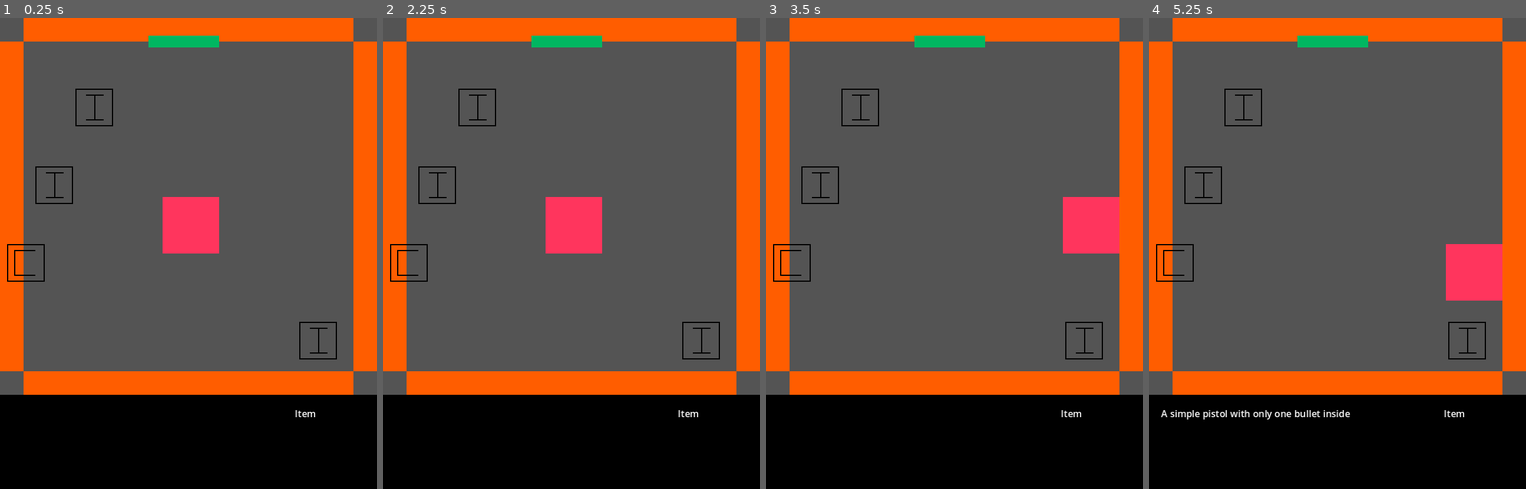
Above: before the commit, frames 1-4 (left to right).
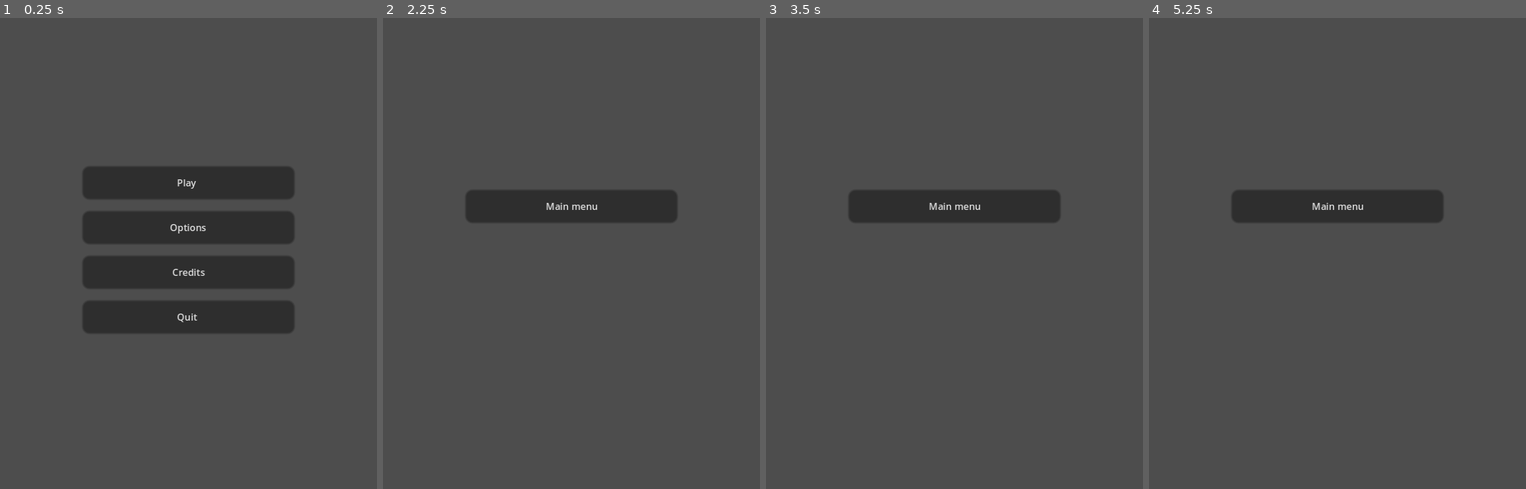
Above: after the commit, the same moments.

Repository: Kehos/ldjam54-limitedspace
Game: Godot game, scene res://scenes/UI/MainMenu.tscn
Same seed, same stepped clock (60 frames per second), same inputs: the game is played once before the commit and once after it. Before the commit the project starts from res://scenes/Game/Game.tscn.
Inputs (mouse positions are in pixels of both pictures, inside the frame that each line leads up to):
- Up to frame 1 (0.25 s): no input
- Up to frame 2 (2.25 s): click (571, 225) at 0.5 s, where only the run after the commit has a clickable "Options"; click (571, 206) at 1.25 s, where only the run after the commit has a clickable "Main menu"; click (571, 272) at 2 s, where only the run after the commit has a clickable "Credits"
- Up to frame 3 (3.5 s): tap Enter at 2.75 s; hold Right (ui_right) from 2.78 s (still down); tap Q (observe) at 2.85 s
- Up to frame 4 (5.25 s): tap Space at 3.5, 5 s; release Right (ui_right) at 3.53 s; hold Down (ui_down) 3.53-4.28 s; tap E (interact) at 3.6 s; tap Q (observe) at 3.8, 4.35, 5.1 s; tap Enter at 4.25 s; hold Right (ui_right) 4.28-5.03 s; hold Up (ui_up) from 5.03 s (still down)

The runs differ from the first frame. In frame 1, 54% of the frame differs, in the area x 0-100%, y 0-100%; in frame 2, 43%; in frame 3, 44%; in frame 4, 44%.

Commit message:
Added levelmanager and basic menus

Diff:
--- a/project.godot
+++ b/project.godot
@@ -11,13 +11,15 @@
 [application]
 
 config/name="Ldjam54_LimitedSpace"
-run/main_scene="res://scenes/Game/Game.tscn"
+run/main_scene="res://scenes/UI/MainMenu.tscn"
 config/features=PackedStringArray("4.1", "Mobile")
 config/icon="res://icon.svg"
 
 [autoload]
 
 Constants="*res://scripts/Constants.gd"
+SceneTransitionManager="*res://scenes/LevelManager/SceneTransitionManager.tscn"
+LevelManager="*res://scenes/LevelManager/LevelManager.tscn"
 GameBuilder="*res://scripts/LevelManager/GameBuilder.gd"
 
 [display]
--- a/scenes/Game/Game.tscn
+++ b/scenes/Game/Game.tscn
@@ -112,7 +112,8 @@
 custom_minimum_size = Vector2(0, 15)
 layout_mode = 2
 theme_override_font_sizes/normal_font_size = 4
-text = "Item"
+bbcode_enabled = true
+text = "[center]Item[/center]"
 
 [node name="ItemInHandLabel" type="RichTextLabel" parent="Inventory/MarginContainer/VBoxContainer"]
 custom_minimum_size = Vector2(0, 15)
--- /dev/null
+++ b/scenes/LevelManager/LevelManager.tscn
@@ -0,0 +1,6 @@
+[gd_scene load_steps=2 format=3 uid="uid://dm6um5k1fckgm"]
+
+[ext_resource type="Script" path="res://scripts/LevelManager/LevelManager.gd" id="1_75wfa"]
+
+[node name="LevelManager" type="Node"]
+script = ExtResource("1_75wfa")
--- /dev/null
+++ b/scenes/LevelManager/SceneTransitionManager.tscn
@@ -0,0 +1,6 @@
+[gd_scene load_steps=2 format=3 uid="uid://ck3wiu8dnaeh5"]
+
+[ext_resource type="Script" path="res://scripts/LevelManager/SceneTransitionManager.gd" id="1_so50j"]
+
+[node name="SceneTransitionManager" type="Node"]
+script = ExtResource("1_so50j")
--- /dev/null
+++ b/scenes/UI/CreditsMenu.tscn
@@ -0,0 +1,37 @@
+[gd_scene load_steps=3 format=3 uid="uid://bar6a7l0wlx7c"]
+
+[ext_resource type="Script" path="res://scripts/UI/CreditsMenu.gd" id="1_ivieh"]
+[ext_resource type="PackedScene" uid="uid://qionmpjigwp8" path="res://scenes/UI/UIButton.tscn" id="2_rsqgw"]
+
+[node name="CreditsMenu" type="CanvasLayer"]
+script = ExtResource("1_ivieh")
+
+[node name="MarginContainer" type="MarginContainer" parent="."]
+custom_minimum_size = Vector2(0, 65)
+anchors_preset = 8
+anchor_left = 0.5
+anchor_top = 0.5
+anchor_right = 0.5
+anchor_bottom = 0.5
+offset_left = -50.0
+offset_top = -32.5
+offset_right = 50.0
+offset_bottom = 32.5
+grow_horizontal = 2
+grow_vertical = 2
+size_flags_horizontal = 4
+size_flags_vertical = 4
+theme_override_constants/margin_left = 5
+theme_override_constants/margin_top = 5
+theme_override_constants/margin_right = 5
+theme_override_constants/margin_bottom = 5
+
+[node name="VBoxContainer" type="VBoxContainer" parent="MarginContainer"]
+layout_mode = 2
+theme_override_constants/separation = 5
+
+[node name="BackButtoon" parent="MarginContainer/VBoxContainer" instance=ExtResource("2_rsqgw")]
+layout_mode = 2
+text = "Main menu"
+
+[connection signal="pressed" from="MarginContainer/VBoxContainer/BackButtoon" to="." method="_on_back_buttoon_pressed"]
--- /dev/null
+++ b/scenes/UI/GameCompleteMenu.tscn
@@ -0,0 +1,33 @@
+[gd_scene load_steps=2 format=3 uid="uid://da5pnk5cvlq3v"]
+
+[ext_resource type="PackedScene" uid="uid://qionmpjigwp8" path="res://scenes/UI/UIButton.tscn" id="1_ruxsq"]
+
+[node name="GameCompleteMenu" type="CanvasLayer"]
+
+[node name="MarginContainer" type="MarginContainer" parent="."]
+custom_minimum_size = Vector2(0, 65)
+anchors_preset = 8
+anchor_left = 0.5
+anchor_top = 0.5
+anchor_right = 0.5
+anchor_bottom = 0.5
+offset_left = -50.0
+offset_top = -32.5
+offset_right = 50.0
+offset_bottom = 32.5
+grow_horizontal = 2
+grow_vertical = 2
+size_flags_horizontal = 4
+size_flags_vertical = 4
+theme_override_constants/margin_left = 5
+theme_override_constants/margin_top = 5
+theme_override_constants/margin_right = 5
+theme_override_constants/margin_bottom = 5
+
+[node name="VBoxContainer" type="VBoxContainer" parent="MarginContainer"]
+layout_mode = 2
+theme_override_constants/separation = 5
+
+[node name="BackButtoon" parent="MarginContainer/VBoxContainer" instance=ExtResource("1_ruxsq")]
+layout_mode = 2
+text = "Main menu"
--- /dev/null
+++ b/scenes/UI/MainMenu.tscn
@@ -0,0 +1,52 @@
+[gd_scene load_steps=3 format=3 uid="uid://bcb117jonvgbp"]
+
+[ext_resource type="PackedScene" uid="uid://qionmpjigwp8" path="res://scenes/UI/UIButton.tscn" id="1_1aon3"]
+[ext_resource type="Script" path="res://scripts/UI/MainMenu.gd" id="1_7fd48"]
+
+[node name="MainMenu" type="CanvasLayer"]
+script = ExtResource("1_7fd48")
+
+[node name="MarginContainer" type="MarginContainer" parent="."]
+custom_minimum_size = Vector2(0, 65)
+anchors_preset = 8
+anchor_left = 0.5
+anchor_top = 0.5
+anchor_right = 0.5
+anchor_bottom = 0.5
+offset_left = -50.0
+offset_top = -42.5
+offset_right = 50.0
+offset_bottom = 42.5
+grow_horizontal = 2
+grow_vertical = 2
+size_flags_horizontal = 4
+size_flags_vertical = 4
+theme_override_constants/margin_left = 5
+theme_override_constants/margin_top = 5
+theme_override_constants/margin_right = 5
+theme_override_constants/margin_bottom = 5
+
+[node name="VBoxContainer" type="VBoxContainer" parent="MarginContainer"]
+layout_mode = 2
+theme_override_constants/separation = 5
+
+[node name="PlayButton" parent="MarginContainer/VBoxContainer" instance=ExtResource("1_1aon3")]
+layout_mode = 2
+text = "Play"
+
+[node name="OptionsButton" parent="MarginContainer/VBoxContainer" instance=ExtResource("1_1aon3")]
+layout_mode = 2
+text = "Options"
+
+[node name="CreditsButton" parent="MarginContainer/VBoxContainer" instance=ExtResource("1_1aon3")]
+layout_mode = 2
+text = "Credits"
+
+[node name="ExitButton" parent="MarginContainer/VBoxContainer" instance=ExtResource("1_1aon3")]
+layout_mode = 2
+text = "Quit"
+
+[connection signal="pressed" from="MarginContainer/VBoxContainer/PlayButton" to="." method="_on_play_button_pressed"]
+[connection signal="pressed" from="MarginContainer/VBoxContainer/OptionsButton" to="." method="_on_options_button_pressed"]
+[connection signal="pressed" from="MarginContainer/VBoxContainer/CreditsButton" to="." method="_on_credits_button_pressed"]
+[connection signal="pressed" from="MarginContainer/VBoxContainer/ExitButton" to="." method="_on_exit_button_pressed"]
--- /dev/null
+++ b/scenes/UI/OptionsMenu.tscn
@@ -0,0 +1,37 @@
+[gd_scene load_steps=3 format=3 uid="uid://b884sa0ovfalp"]
+
+[ext_resource type="PackedScene" uid="uid://qionmpjigwp8" path="res://scenes/UI/UIButton.tscn" id="1_6eq0w"]
+[ext_resource type="Script" path="res://scripts/UI/OptionsMenu.gd" id="1_wsinr"]
+
+[node name="OptionsMenu" type="CanvasLayer"]
+script = ExtResource("1_wsinr")
+
+[node name="MarginContainer" type="MarginContainer" parent="."]
+custom_minimum_size = Vector2(0, 65)
+anchors_preset = 8
+anchor_left = 0.5
+anchor_top = 0.5
+anchor_right = 0.5
+anchor_bottom = 0.5
+offset_left = -50.0
+offset_top = -32.5
+offset_right = 50.0
+offset_bottom = 32.5
+grow_horizontal = 2
+grow_vertical = 2
+size_flags_horizontal = 4
+size_flags_vertical = 4
+theme_override_constants/margin_left = 5
+theme_override_constants/margin_top = 5
+theme_override_constants/margin_right = 5
+theme_override_constants/margin_bottom = 5
+
+[node name="VBoxContainer" type="VBoxContainer" parent="MarginContainer"]
+layout_mode = 2
+theme_override_constants/separation = 5
+
+[node name="BackButtoon" parent="MarginContainer/VBoxContainer" instance=ExtResource("1_6eq0w")]
+layout_mode = 2
+text = "Main menu"
+
+[connection signal="pressed" from="MarginContainer/VBoxContainer/BackButtoon" to="." method="_on_back_buttoon_pressed"]
--- /dev/null
+++ b/scenes/UI/ScreenTransition.tscn
@@ -0,0 +1,86 @@
+[gd_scene load_steps=5 format=3 uid="uid://cc1lsn2ap5aji"]
+
+[ext_resource type="Script" path="res://scripts/UI/ScreenTransition.gd" id="1_joet5"]
+
+[sub_resource type="Animation" id="Animation_bs5he"]
+resource_name = "Transition"
+length = 1.2
+tracks/0/type = "value"
+tracks/0/imported = false
+tracks/0/enabled = true
+tracks/0/path = NodePath("ColorRect:color")
+tracks/0/interp = 1
+tracks/0/loop_wrap = true
+tracks/0/keys = {
+"times": PackedFloat32Array(0, 1),
+"transitions": PackedFloat32Array(1, 1),
+"update": 0,
+"values": [Color(0, 0, 0, 0), Color(0, 0, 0, 1)]
+}
+tracks/1/type = "method"
+tracks/1/imported = false
+tracks/1/enabled = true
+tracks/1/path = NodePath(".")
+tracks/1/interp = 1
+tracks/1/loop_wrap = true
+tracks/1/keys = {
+"times": PackedFloat32Array(1),
+"transitions": PackedFloat32Array(1),
+"values": [{
+"args": [],
+"method": &"emit_screen_covered"
+}]
+}
+tracks/2/type = "method"
+tracks/2/imported = false
+tracks/2/enabled = true
+tracks/2/path = NodePath(".")
+tracks/2/interp = 1
+tracks/2/loop_wrap = true
+tracks/2/keys = {
+"times": PackedFloat32Array(1.2),
+"transitions": PackedFloat32Array(1),
+"values": [{
+"args": [],
+"method": &"queue_free"
+}]
+}
+
+[sub_resource type="Animation" id="Animation_4jrhl"]
+length = 0.001
+tracks/0/type = "value"
+tracks/0/imported = false
+tracks/0/enabled = true
+tracks/0/path = NodePath("ColorRect:color")
+tracks/0/interp = 1
+tracks/0/loop_wrap = true
+tracks/0/keys = {
+"times": PackedFloat32Array(0),
+"transitions": PackedFloat32Array(1),
+"update": 0,
+"values": [Color(0, 0, 0, 0)]
+}
+
+[sub_resource type="AnimationLibrary" id="AnimationLibrary_ssyhg"]
+_data = {
+"RESET": SubResource("Animation_4jrhl"),
+"Transition": SubResource("Animation_bs5he")
+}
+
+[node name="ScreenTransition" type="CanvasLayer"]
+layer = 10
+script = ExtResource("1_joet5")
+
+[node name="ColorRect" type="ColorRect" parent="."]
+anchors_preset = 15
+anchor_right = 1.0
+anchor_bottom = 1.0
+grow_horizontal = 2
+grow_vertical = 2
+color = Color(0, 0, 0, 0)
+
+[node name="AnimationPlayer" type="AnimationPlayer" parent="."]
+autoplay = "Transition"
+libraries = {
+"": SubResource("AnimationLibrary_ssyhg")
+}
--- /dev/null
+++ b/scenes/UI/UIButton.tscn
@@ -0,0 +1,7 @@
+[gd_scene format=3 uid="uid://qionmpjigwp8"]
+
+[node name="UIButton" type="Button" groups=["ui_button"]]
+offset_right = 8.0
+offset_bottom = 8.0
+theme_override_font_sizes/font_size = 4
+text = "Test text"
--- a/scripts/Game/Game.gd
+++ b/scripts/Game/Game.gd
@@ -247,5 +247,5 @@
 
 func observe_clue():
 	clueAction.hide()
-	textContent.text = Constants.ITEM_CLUE[currentRoomID]
-	textContent.show()
+	textContent.text = Constants.ITEM_CLUE[roomClues[currentRoom]]
+	textContent.show()
--- /dev/null
+++ b/scripts/LevelManager/LevelManager.gd
@@ -0,0 +1,20 @@
+extends Node
+
+var gameScenePath = "res://scenes/Game/Game.tscn"
+var mainMenuScenePath = "res://scenes/UI/MainMenu.tscn"
+var gameCompleteMenuScenePath = "res://scenes/UI/GameCompleteMenu.tscn"
+
+func start_game():
+	change_scene_by_path(gameScenePath)
+
+func restart_level():
+	start_game()
+
+func go_to_main_menu():
+	change_scene_by_path(mainMenuScenePath)
+
+func finish_game():
+	change_scene_by_path(gameCompleteMenuScenePath)
+
+func change_scene_by_path(scenePath):
+	$"/root/SceneTransitionManager".transition_to_scene(scenePath)
--- /dev/null
+++ b/scripts/LevelManager/SceneTransitionManager.gd
@@ -0,0 +1,14 @@
+extends Node
+
+var screenTransitionScene = preload("res://scenes/UI/ScreenTransition.tscn")
+
+func transition_to_scene(scene_path):
+	for button in get_tree().get_nodes_in_group("ui_button"):
+		button.disabled = true
+
+	await get_tree().create_timer(0.2).timeout
+	var screenTransition = screenTransitionScene.instantiate()
+	add_child(screenTransition)
+
+	await screenTransition.screen_covered
+	get_tree().change_scene_to_file(scene_path)
--- /dev/null
+++ b/scripts/UI/CreditsMenu.gd
@@ -0,0 +1,6 @@
+extends CanvasLayer
+
+signal credits_back_pressed
+
+func _on_back_buttoon_pressed():
+	credits_back_pressed.emit()
--- /dev/null
+++ b/scripts/UI/MainMenu.gd
@@ -0,0 +1,35 @@
+extends CanvasLayer
+
+var creditsMenuScene = preload("res://scenes/UI/CreditsMenu.tscn")
+var optionsMenuScene = preload("res://scenes/UI/OptionsMenu.tscn")
+
+func _on_play_button_pressed():
+	$"/root/LevelManager".start_game()
+
+func _on_options_button_pressed():
+	var optionsMenuInstance = optionsMenuScene.instantiate()
+	add_child(optionsMenuInstance)
+	optionsMenuInstance.options_back_pressed.connect(on_back.bind("options"))
+	$MarginContainer.visible = false
+
+func _on_credits_button_pressed():
+	var creditsMenuInstance = creditsMenuScene.instantiate()
+	add_child(creditsMenuInstance)
+	creditsMenuInstance.credits_back_pressed.connect(on_back.bind("credits"))
+	$MarginContainer.visible = false
+
+func _on_exit_button_pressed():
+	get_tree().quit()
+
+func on_back(scene):
+	if scene == "credits":
+		$CreditsMenu.visible = false
+	elif scene == "options":
+		$OptionsMenu.visible = false
+	$MarginContainer.visible = true
+
+	await get_tree().create_timer(0.2).timeout
+	if scene == "credits":
+		$CreditsMenu.queue_free()
+	elif scene == "options":
+		$OptionsMenu.queue_free()
--- /dev/null
+++ b/scripts/UI/OptionsMenu.gd
@@ -0,0 +1,6 @@
+extends CanvasLayer
+
+signal options_back_pressed
+
+func _on_back_buttoon_pressed():
+	options_back_pressed.emit()
--- /dev/null
+++ b/scripts/UI/ScreenTransition.gd
@@ -0,0 +1,6 @@
+extends CanvasLayer
+
+signal screen_covered
+
+func emit_screen_covered():
+	screen_covered.emit()
